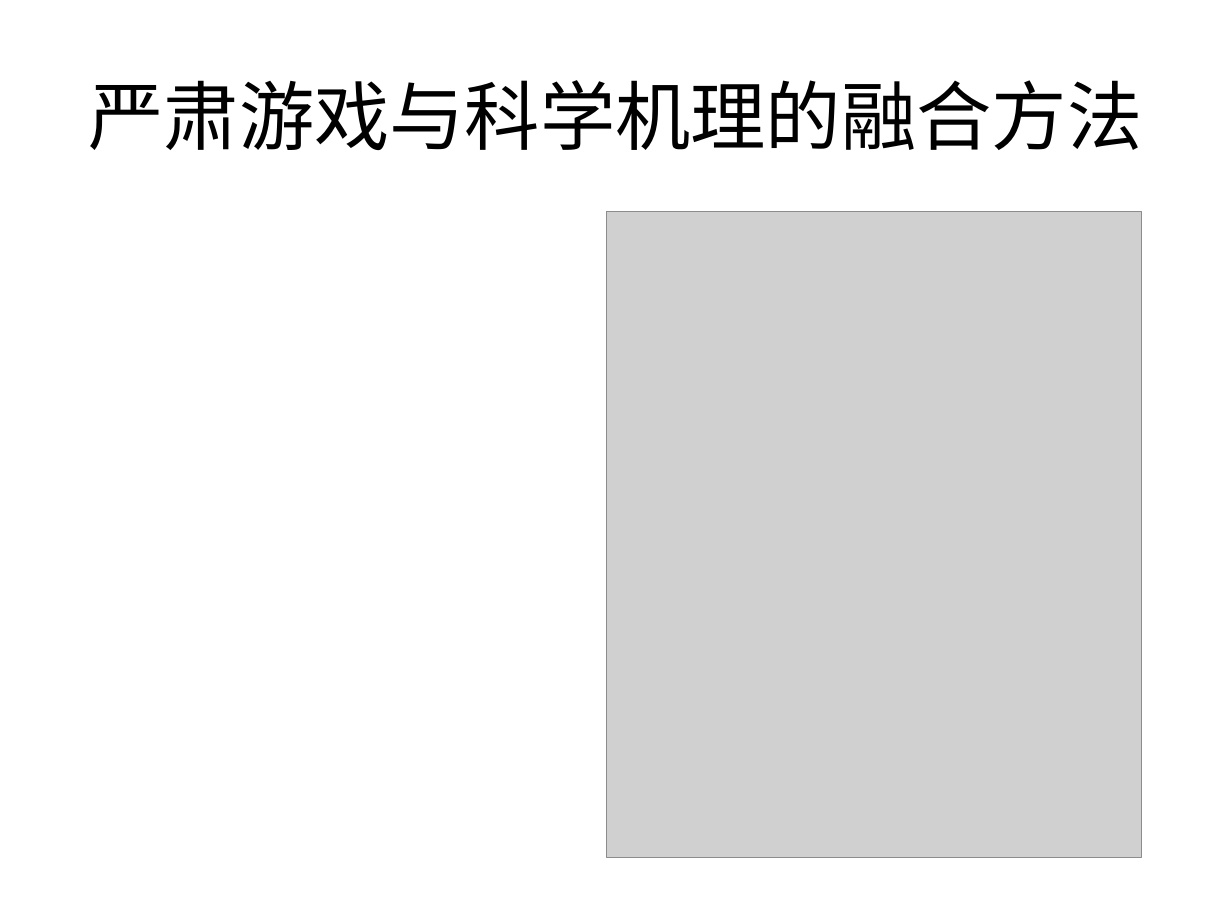
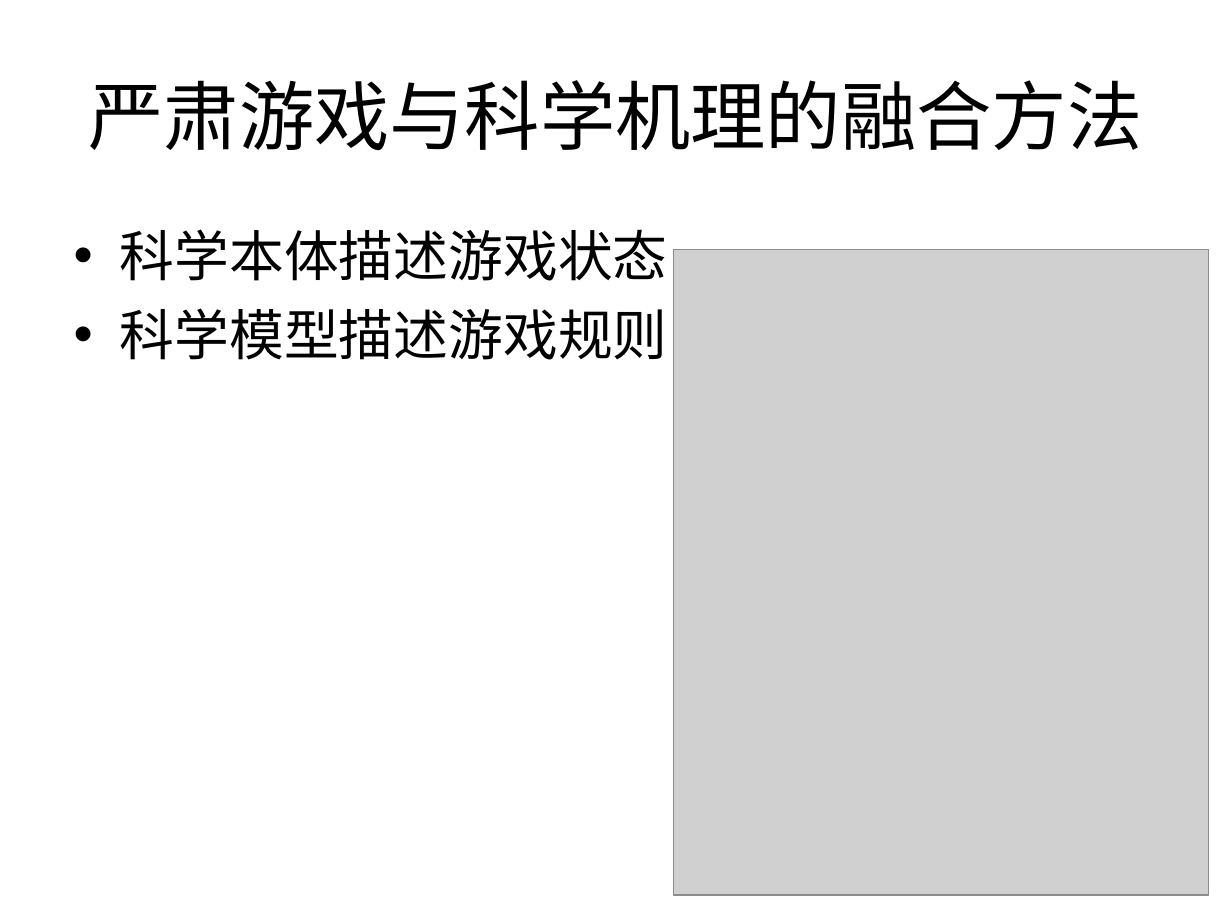
Before and after one commit to Nookleptia/qianmen3d, a slide deck: slide 26 of 毕设文件/毕设提纲.ppt (slide 25 before the commit). Drawn at 1232x924 pixels with LibreOffice and Linux fonts; fonts in the diff are those of the drawing; grey boxes stand for pictures. Boxes give left, top, right and bottom in pixels: in the first picture for what was removed or moved away, otherwise in the second. Text is boxed around its words. In the diff, an @@ line names an element or a change of style, - is before the commit and + after.

```diff
--- a/毕设文件/毕设提纲.ppt
+++ b/毕设文件/毕设提纲.ppt
@@ text added at box(120, 229, 668, 360), 32 pt, text #000000 @@
+• 科学本体描述游戏状态
+• 科学模型描述游戏规则
@@ picture: place and size @@
-picture at box(606, 212, 1141, 857)
+picture at box(674, 250, 1209, 896)
```
Also in this commit, not shown: 11 other slides changed, 3 slides added, 2 other files.
